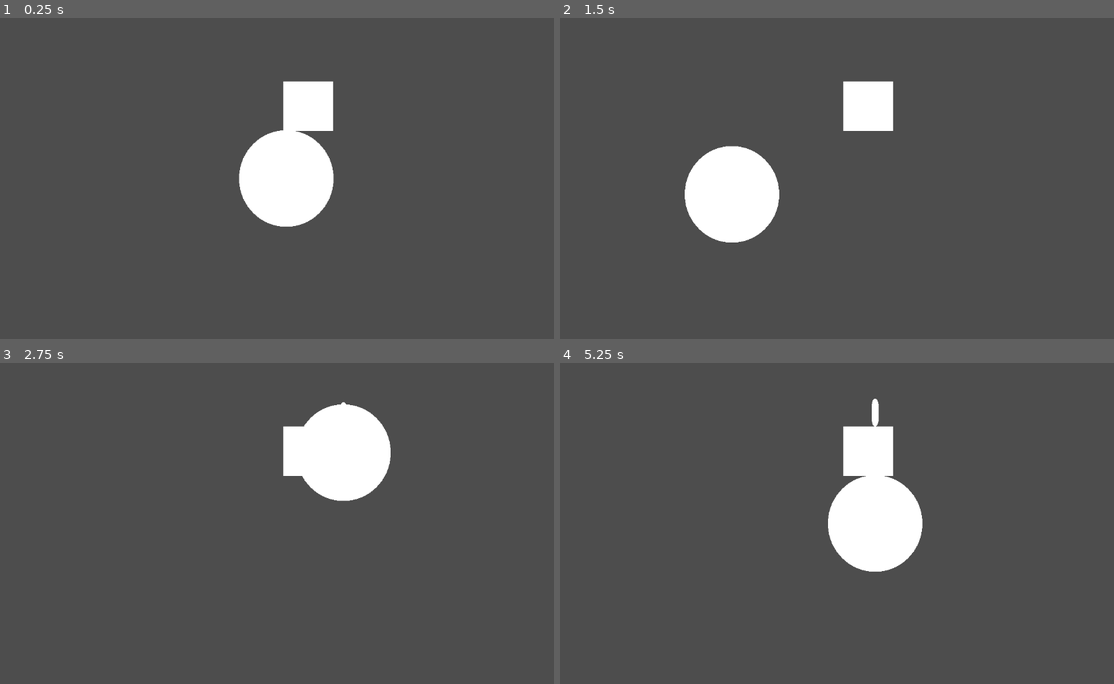
Above: before the commit, frames 1-4 (two rows, left to right).
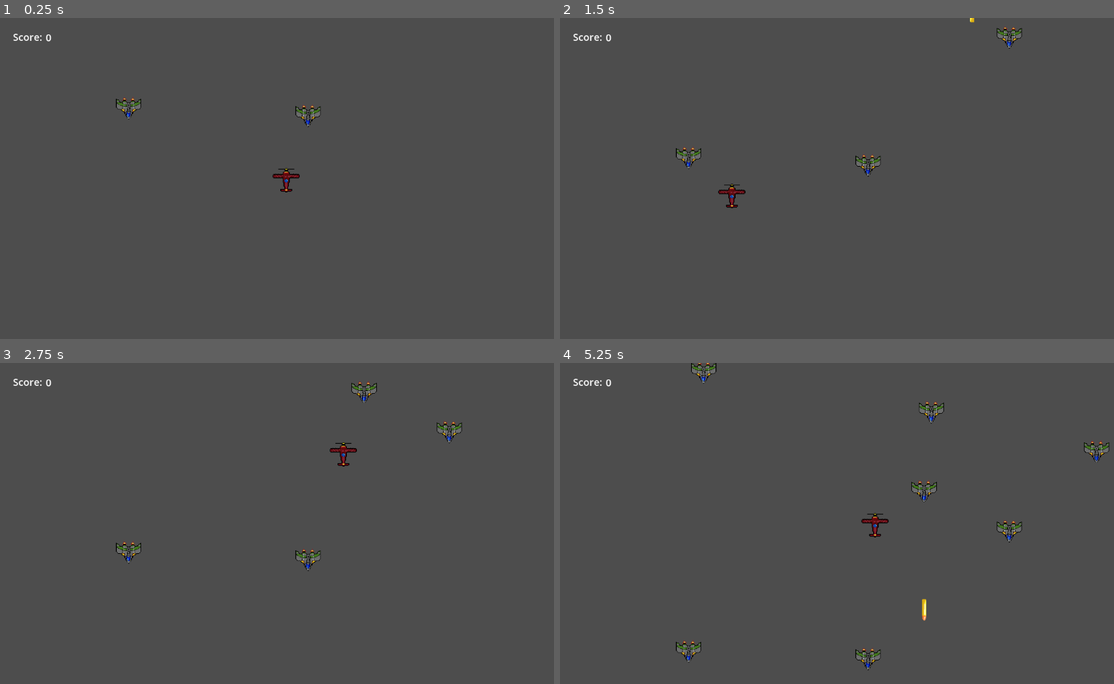
Above: after the commit, the same moments.

Repository: errorsolver/Galaxy-Wars
Game: Godot game, scene res://source/Follow Mouse/room.tscn
Same seed, same stepped clock (60 frames per second), same inputs: the game is played once before the commit and once after it. Before the commit the project has no main scene; this scene is started directly in both runs.
Inputs (mouse positions are in pixels of both pictures, inside the frame that each line leads up to):
- Up to frame 1 (0.25 s): no input
- Up to frame 2 (1.5 s): move the mouse to (969, 162) at 0.52 s; hold Right (ui_right) 0.53-1.28 s; move the mouse to (731, 194) at 1.27 s; hold Down (ui_down) from 1.28 s (still down)
- Up to frame 3 (2.75 s): move the mouse to (343, 452) at 2.02 s; release Down (ui_down) at 2.03 s; hold Right (ui_right) from 2.03 s (still down)
- Up to frame 4 (5.25 s): move the mouse to (820, 587) at 2.77 s; release Right (ui_right) at 2.78 s; hold Up (ui_up) 2.78-3.53 s; move the mouse to (1019, 571) at 3.52 s; hold Left (ui_left) 3.53-5.03 s; move the mouse to (676, 475) at 4.27 s; move the mouse to (875, 523) at 5.02 s; hold Down (ui_down) from 5.03 s (still down)

The runs differ from the first frame. In frame 1, 5.7% of the frame differs, in the area x 2-61%, y 4-66%; in frame 2, 6.0%; in frame 3, 5.1%; in frame 4, 6.7%, in the area x 2-100%, y 0-96%.

Commit message:
Done

Diff:
--- a/project.godot
+++ b/project.godot
@@ -11,5 +11,15 @@
 [application]
 
 config/name="Galaxy Wars"
+run/main_scene="res://source/Main Menu/main_menu.tscn"
 config/features=PackedStringArray("4.3", "Forward Plus")
+run/max_fps=60
 config/icon="res://icon.svg"
+
+[autoload]
+
+G="*res://source/Main Menu/high_score.gd"
+
+[global_group]
+
+player=""
--- /dev/null
+++ b/source/Follow Mouse/char_mouser.tscn
@@ -0,0 +1,30 @@
+[gd_scene load_steps=4 format=3 uid="uid://cid6yt3sgx307"]
+
+[ext_resource type="Script" path="res://source/Follow Mouse/char_move_mouse.gd" id="1_cu0ab"]
+[ext_resource type="Texture2D" uid="uid://crfs53emigyjo" path="res://source/Spraits/plane/Sprite Plane.png" id="2_i0yhg"]
+
+[sub_resource type="CircleShape2D" id="CircleShape2D_5t4y3"]
+radius = 23.0217
+
+[node name="CharacterBody2D" type="CharacterBody2D"]
+position = Vector2(620, 533)
+script = ExtResource("1_cu0ab")
+
+[node name="Timer" type="Timer" parent="."]
+wait_time = 0.6
+autostart = true
+
+[node name="Sprite2D" type="Sprite2D" parent="."]
+position = Vector2(3, -19)
+scale = Vector2(0.429688, 0.429688)
+texture = ExtResource("2_i0yhg")
+
+[node name="Area2D" type="Area2D" parent="."]
+
+[node name="CollisionShape2D" type="CollisionShape2D" parent="Area2D"]
+position = Vector2(0, 4)
+shape = SubResource("CircleShape2D_5t4y3")
+debug_color = Color(0.838114, 0.377495, 0.212234, 0.42)
+
+[connection signal="timeout" from="Timer" to="." method="_on_timer_timeout"]
+[connection signal="area_entered" from="Area2D" to="." method="_on_area_2d_area_entered"]
--- /dev/null
+++ b/source/Follow Mouse/char_move_mouse.gd
@@ -0,0 +1,30 @@
+extends CharacterBody2D
+
+const PELURU = preload("res://source/Follow Mouse/peluru.tscn")
+#const MAIN_MENU = preload("res://source/Main Menu/main_menu.tscn")
+
+@export var health:int = 3
+
+func _process(delta: float) -> void:
+	position = get_global_mouse_position()
+
+func tembak():
+	var peluru = PELURU.instantiate()
+	peluru.position = self.position
+	peluru.add_to_group("player")
+
+	get_parent().add_child(peluru)
+
+func _on_timer_timeout() -> void:
+	tembak()
+	#pass
+
+func _on_area_2d_area_entered(area: Area2D) -> void:
+	if area.is_in_group('enemy'):
+		if ('dmg' in area):
+			health -= area.dmg
+	if health <= 0:
+		if G.high_score < int($"../Number".text):
+			G.high_score = int($"../Number".text)
+		print('mati')
+		get_tree().change_scene_to_file("res://source/Main Menu/main_menu.tscn")
--- a/source/Follow Mouse/character_body_2d.gd
+++ /dev/null
@@ -1,15 +0,0 @@
-extends CharacterBody2D
-
-const PELURU = preload("res://source/Follow Mouse/peluru.tscn")
-
-func _process(delta: float) -> void:
-	position = get_global_mouse_position()
-
-func tembak():
-	var peluru = PELURU.instantiate()
-	peluru.position = get_parent().position
-
-	add_child(peluru)
-
-func _on_timer_timeout() -> void:
-	tembak()
--- /dev/null
+++ b/source/Follow Mouse/enemySpawner.gd
@@ -0,0 +1,19 @@
+extends Node2D
+# Called when the node enters the scene tree for the first time.
+func _ready() -> void:
+	pass # Replace with function body.
+
+
+# Called every frame. 'delta' is the elapsed time since the previous frame.
+func _process(delta: float) -> void:
+	pass
+
+
+func _on_enemy_timer_timeout() -> void:
+	const MUSUH = preload("res://source/Follow Mouse/musuh.tscn")
+	var musuh = MUSUH.instantiate()
+	var spawnR = randf()
+
+	musuh.position = Vector2(get_viewport().size.x * spawnR, 0)
+
+	add_child(musuh)
--- a/source/Follow Mouse/musuh.gd
+++ b/source/Follow Mouse/musuh.gd
@@ -2,17 +2,35 @@
 
 const PELURU = preload("res://source/Follow Mouse/peluru.tscn")
 
+@export var speed:int = 80
+@export var health:int = 5
+@onready var number: Label = $"../Number"
+
 func _ready() -> void:
 	pass
 
+func move(delta):
+	position += Vector2(0, 1) * speed * delta
+
 func _process(delta: float) -> void:
-	pass
+	move(delta)
 
 func tembak():
 	var peluru = PELURU.instantiate()
 	peluru.position = get_parent().position
-
+	peluru.add_to_group('enemy')
 	add_child(peluru)
 
 func _on_timer_timeout() -> void:
 	tembak()
+
+func _on_area_entered(area: Area2D) -> void:
+	if area.is_in_group('player'):
+		health -= area.dmg
+		mati(true)
+
+func mati(player):
+	if health <= 0 and player:
+		var numStr = str(int(number.text) + 1)
+		number.text = numStr
+		queue_free()
--- a/source/Follow Mouse/musuh.tscn
+++ b/source/Follow Mouse/musuh.tscn
@@ -1,18 +1,26 @@
 [gd_scene load_steps=4 format=3 uid="uid://dnbb6gxgrr26g"]
 
 [ext_resource type="Script" path="res://source/Follow Mouse/musuh.gd" id="1_t0d33"]
+[ext_resource type="Texture2D" uid="uid://cdvn37cbpskq5" path="res://source/Spraits/fighter jet/Spritefighterjet.png" id="2_c6l42"]
 
 [sub_resource type="RectangleShape2D" id="RectangleShape2D_vn2ed"]
-size = Vector2(100, 100)
+size = Vector2(50, 50)
 
-[sub_resource type="BoxMesh" id="BoxMesh_gv0ss"]
-size = Vector3(100, 100, 1)
-
-[node name="Musuh" type="Area2D"]
+[node name="Musuh" type="Area2D" groups=["enemy"]]
+rotation = 3.14159
 script = ExtResource("1_t0d33")
 
 [node name="CollisionShape2D" type="CollisionShape2D" parent="."]
 shape = SubResource("RectangleShape2D_vn2ed")
 
-[node name="MeshInstance2D" type="MeshInstance2D" parent="."]
-mesh = SubResource("BoxMesh_gv0ss")
+[node name="Timer" type="Timer" parent="."]
+wait_time = 3.0
+autostart = true
+
+[node name="Sprite2D" type="Sprite2D" parent="."]
+position = Vector2(0, 19)
+scale = Vector2(0.328125, 0.328125)
+texture = ExtResource("2_c6l42")
+
+[connection signal="area_entered" from="." to="." method="_on_area_entered"]
+[connection signal="timeout" from="Timer" to="." method="_on_timer_timeout"]
--- a/source/Follow Mouse/peluru.gd
+++ b/source/Follow Mouse/peluru.gd
@@ -1,12 +1,15 @@
 extends Area2D
 
-var speed:int = 100
+@export var speed:int = 1000
+@export var dmg:int = 1
 
 func _ready() -> void:
 	pass
 
 func _process(delta: float) -> void:
-	move()
+	move(delta)
 
-func move():
-	position -= Vector2(0, 1)
+func move(delta):
+	position -= (Vector2(0, 1) * speed) * delta
+	if position.y < -600:
+		queue_free()
--- a/source/Follow Mouse/peluru.tscn
+++ b/source/Follow Mouse/peluru.tscn
@@ -1,17 +1,25 @@
-[gd_scene load_steps=4 format=3 uid="uid://dlcblva6ohp5o"]
+[gd_scene load_steps=5 format=3 uid="uid://dlcblva6ohp5o"]
 
 [ext_resource type="Script" path="res://source/Follow Mouse/peluru.gd" id="1_78qfn"]
+[ext_resource type="Texture2D" uid="uid://bhvxsfxlhqffs" path="res://source/Spraits/plane/bullet.png" id="2_ol6r6"]
 
 [sub_resource type="CapsuleMesh" id="CapsuleMesh_bng2u"]
 
 [sub_resource type="CapsuleShape2D" id="CapsuleShape2D_50u3r"]
+radius = 4.0
+height = 42.0
 
 [node name="Peluru" type="Area2D"]
 script = ExtResource("1_78qfn")
 
 [node name="MeshInstance2D" type="MeshInstance2D" parent="."]
+rotation = 3.14159
 scale = Vector2(13.5, 28.5)
 mesh = SubResource("CapsuleMesh_bng2u")
+texture = ExtResource("2_ol6r6")
 
 [node name="CollisionShape2D" type="CollisionShape2D" parent="."]
+position = Vector2(0, -4)
 shape = SubResource("CapsuleShape2D_50u3r")
+
+[connection signal="area_entered" from="." to="." method="_on_area_entered"]
--- a/source/Follow Mouse/room.tscn
+++ b/source/Follow Mouse/room.tscn
@@ -1,34 +1,37 @@
-[gd_scene load_steps=5 format=3 uid="uid://b2a0m5jdtw1tg"]
+[gd_scene load_steps=4 format=3 uid="uid://b2a0m5jdtw1tg"]
 
-[ext_resource type="Script" path="res://source/Follow Mouse/character_body_2d.gd" id="1_2ayw7"]
+[ext_resource type="PackedScene" uid="uid://cid6yt3sgx307" path="res://source/Follow Mouse/char_mouser.tscn" id="1_fnf6k"]
 [ext_resource type="PackedScene" uid="uid://dnbb6gxgrr26g" path="res://source/Follow Mouse/musuh.tscn" id="2_x6dqg"]
+[ext_resource type="Script" path="res://source/Follow Mouse/enemySpawner.gd" id="3_82m5s"]
 
-[sub_resource type="CircleShape2D" id="CircleShape2D_5t4y3"]
-radius = 100.0
+[node name="Node2D" type="Node2D" groups=["player"]]
+script = ExtResource("3_82m5s")
 
-[sub_resource type="SphereMesh" id="SphereMesh_0vuhh"]
-radius = 100.0
-height = 100.0
-
-[node name="Node2D" type="Node2D"]
-
-[node name="CharacterBody2D" type="CharacterBody2D" parent="."]
-position = Vector2(620, 533)
-script = ExtResource("1_2ayw7")
-
-[node name="CollisionShape2D" type="CollisionShape2D" parent="CharacterBody2D"]
-shape = SubResource("CircleShape2D_5t4y3")
-debug_color = Color(0.838114, 0.377495, 0.212234, 0.42)
-
-[node name="MeshInstance2D" type="MeshInstance2D" parent="CharacterBody2D"]
-scale = Vector2(0.951077, 1.95)
-mesh = SubResource("SphereMesh_0vuhh")
-
-[node name="Timer" type="Timer" parent="CharacterBody2D"]
-wait_time = 1.5
-autostart = true
+[node name="CharacterBody2D" parent="." groups=["player"] instance=ExtResource("1_fnf6k")]
 
 [node name="Musuh" parent="." instance=ExtResource("2_x6dqg")]
 position = Vector2(620, 178)
 
-[connection signal="timeout" from="CharacterBody2D/Timer" to="CharacterBody2D" method="_on_timer_timeout"]
+[node name="EnemyTimer" type="Timer" parent="."]
+autostart = true
+
+[node name="ScoreLabel" type="Label" parent="."]
+offset_left = 26.0
+offset_top = 24.0
+offset_right = 74.0
+offset_bottom = 47.0
+theme_override_font_sizes/font_size = 20
+text = "Score:"
+
+[node name="Number" type="Label" parent="."]
+offset_left = 92.0
+offset_top = 25.0
+offset_right = 151.0
+offset_bottom = 53.0
+theme_override_font_sizes/font_size = 20
+text = "0"
+
+[node name="Musuh2" parent="." groups=["player"] instance=ExtResource("2_x6dqg")]
+position = Vector2(259, 163)
+
+[connection signal="timeout" from="EnemyTimer" to="." method="_on_enemy_timer_timeout"]
--- /dev/null
+++ b/source/Main Menu/high_score.gd
@@ -0,0 +1,3 @@
+extends Node
+
+var high_score = 0;
--- /dev/null
+++ b/source/Main Menu/main_menu.gd
@@ -0,0 +1,21 @@
+extends Control
+
+const ROOM = preload("res://source/Follow Mouse/room.tscn")
+@onready var HighScore: Label = $VBoxContainer/CenterContainer3/Label
+
+# Called when the node enters the scene tree for the first time.
+func _ready() -> void:
+	HighScore.text = str(G.high_score)
+
+# Called every frame. 'delta' is the elapsed time since the previous frame.
+func _process(delta: float) -> void:
+	pass
+
+func gantiScene():
+	get_tree().change_scene_to_packed(ROOM)
+
+func _on_button_pressed() -> void:
+	gantiScene()
+
+func _on_exit_pressed() -> void:
+	get_tree().quit()
--- /dev/null
+++ b/source/Main Menu/main_menu.tscn
@@ -0,0 +1,69 @@
+[gd_scene load_steps=2 format=3 uid="uid://d4jiywv2f1aaw"]
+
+[ext_resource type="Script" path="res://source/Main Menu/main_menu.gd" id="1_wjba4"]
+
+[node name="Control" type="Control"]
+clip_contents = true
+layout_mode = 3
+anchors_preset = 15
+anchor_right = 1.0
+anchor_bottom = 1.0
+grow_horizontal = 2
+grow_vertical = 2
+script = ExtResource("1_wjba4")
+
+[node name="VBoxContainer" type="VBoxContainer" parent="."]
+layout_mode = 1
+anchors_preset = 8
+anchor_left = 0.5
+anchor_top = 0.5
+anchor_right = 0.5
+anchor_bottom = 0.5
+offset_left = -23.0
+offset_top = -33.0
+offset_right = 23.0
+offset_bottom = 33.0
+grow_horizontal = 2
+grow_vertical = 2
+size_flags_horizontal = 3
+size_flags_vertical = 3
+alignment = 1
+
+[node name="CenterContainer2" type="CenterContainer" parent="VBoxContainer"]
+layout_mode = 2
+
+[node name="Label" type="Label" parent="VBoxContainer/CenterContainer2"]
+layout_mode = 2
+theme_override_font_sizes/font_size = 100
+text = "Galaxy Wars
+"
+
+[node name="CenterContainer" type="CenterContainer" parent="VBoxContainer"]
+layout_mode = 2
+
+[node name="Label" type="Label" parent="VBoxContainer/CenterContainer"]
+layout_mode = 2
+theme_override_font_sizes/font_size = 30
+text = "
+High Score"
+
+[node name="CenterContainer3" type="CenterContainer" parent="VBoxContainer"]
+layout_mode = 2
+
+[node name="Label" type="Label" parent="VBoxContainer/CenterContainer3"]
+layout_mode = 2
+theme_override_font_sizes/font_size = 30
+
+[node name="play" type="Button" parent="VBoxContainer"]
+custom_minimum_size = Vector2(600, 0)
+layout_mode = 2
+theme_override_font_sizes/font_size = 30
+text = "Start"
+
+[node name="exit" type="Button" parent="VBoxContainer"]
+layout_mode = 2
+theme_override_font_sizes/font_size = 30
+text = "Exit"
+
+[connection signal="pressed" from="VBoxContainer/play" to="." method="_on_button_pressed"]
+[connection signal="pressed" from="VBoxContainer/exit" to="." method="_on_exit_pressed"]
Binary file added: source/Spraits/Sprite-lightning.png
Not shown, added: source/Spraits/Sprite-lightning.png.import
Binary file added: source/Spraits/SpriteHealth.png
Not shown, added: source/Spraits/SpriteHealth.png.import
Binary file added: source/Spraits/SpriteHealth2.png
Not shown, added: source/Spraits/SpriteHealth2.png.import
Binary file added: source/Spraits/ball.png
Not shown, added: source/Spraits/ball.png.import
Binary file added: source/Spraits/fighter jet/Bullet3.png
Not shown, added: source/Spraits/fighter jet/Bullet3.png.import
Binary file added: source/Spraits/fighter jet/Spritefighterjet.png
Not shown, added: source/Spraits/fighter jet/Spritefighterjet.png.import
(and 16 more such lines)
